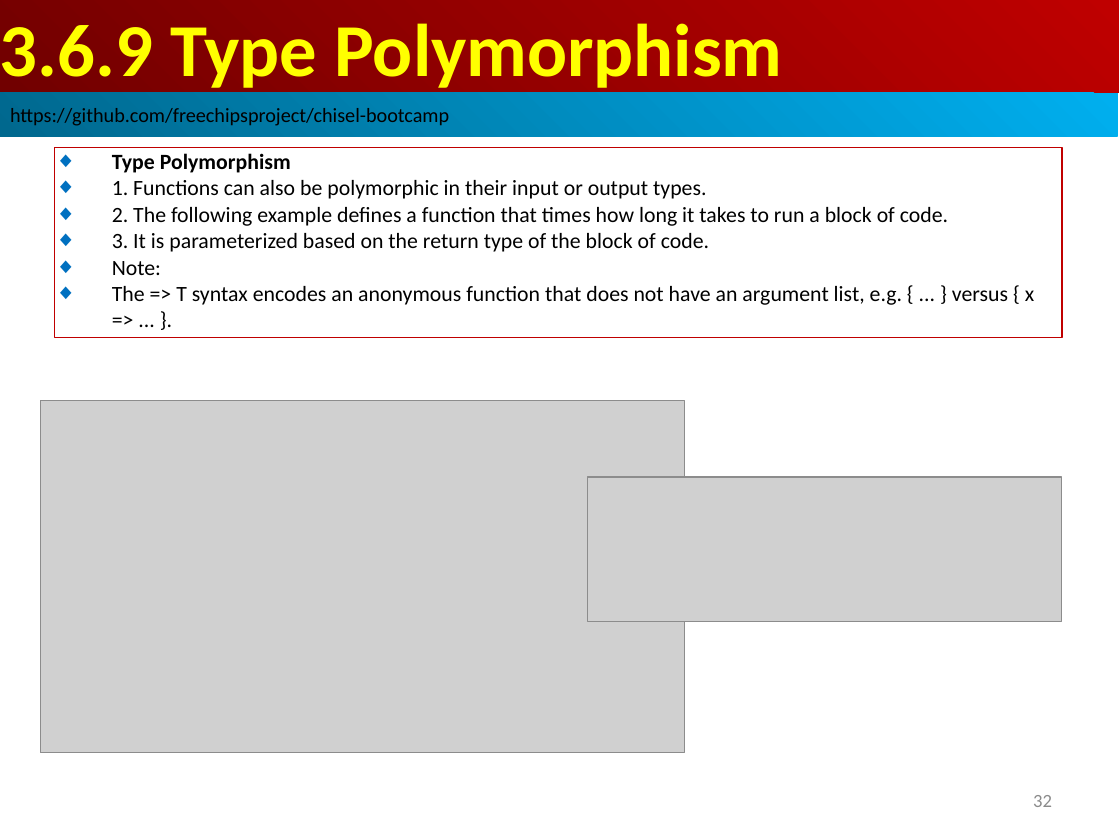
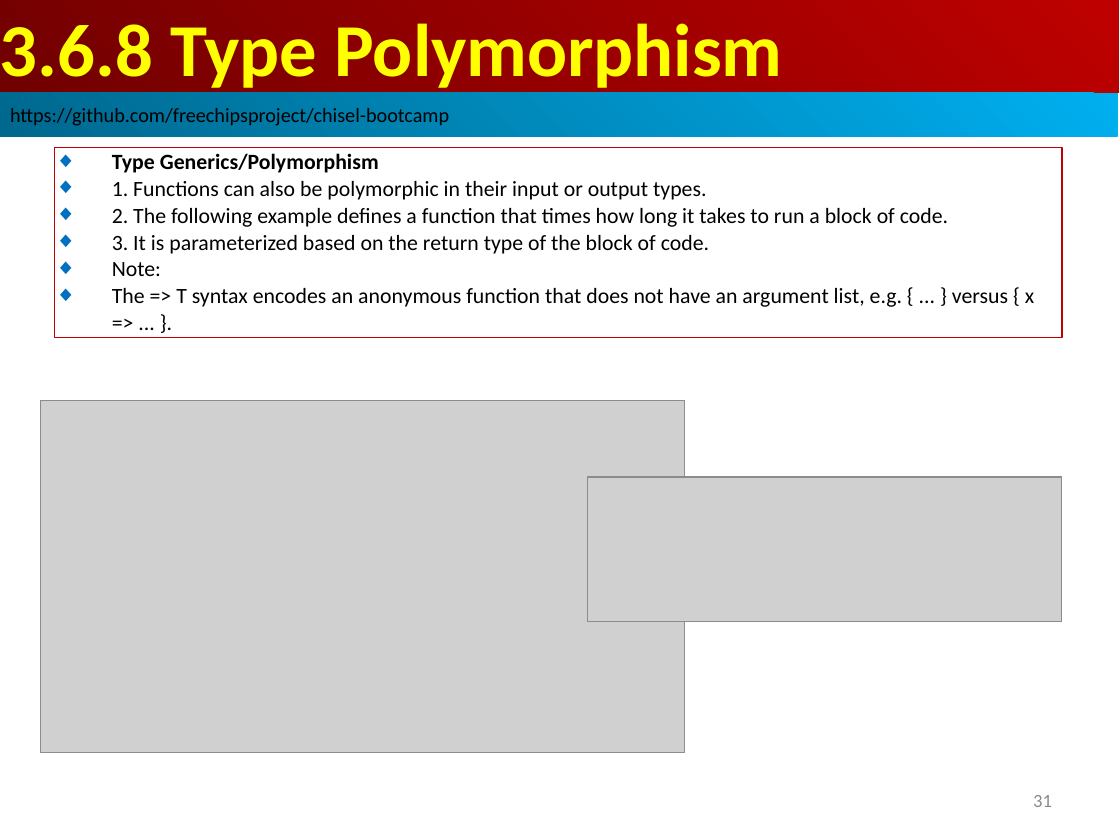
Before and after one commit to peterhchen/AIU_CS800_Chisel, a slide deck: slide 31 of 300_UCB_BC/003.6_Type/000_Video/003.6_Type.ppt (slide 32 before the commit). Drawn at 1120x840 pixels with LibreOffice and Linux fonts; fonts in the diff are those of the drawing; grey boxes stand for pictures. Boxes give left, top, right and bottom in pixels: in the first picture for what was removed or moved away, otherwise in the second. Text is boxed around its words. In the diff, an @@ line names an element or a change of style, - is before the commit and + after.

```diff
--- a/300_UCB_BC/003.6_Type/000_Video/003.6_Type.ppt
+++ b/300_UCB_BC/003.6_Type/000_Video/003.6_Type.ppt
@@ text in rectangle at box(0, 23, 782, 93): text changed @@
-3.6.9 Type Polymorphism
+3.6.8 Type Polymorphism
@@ text in rectangle at box(112, 153, 379, 173): text changed @@
-◆ Type Polymorphism
+◆ Type Generics/Polymorphism
@@ page number at box(1033, 795, 1052, 807): text changed @@
-32
+31
```
Also in this commit, not shown: 20 other slides changed, 26 slides added.
